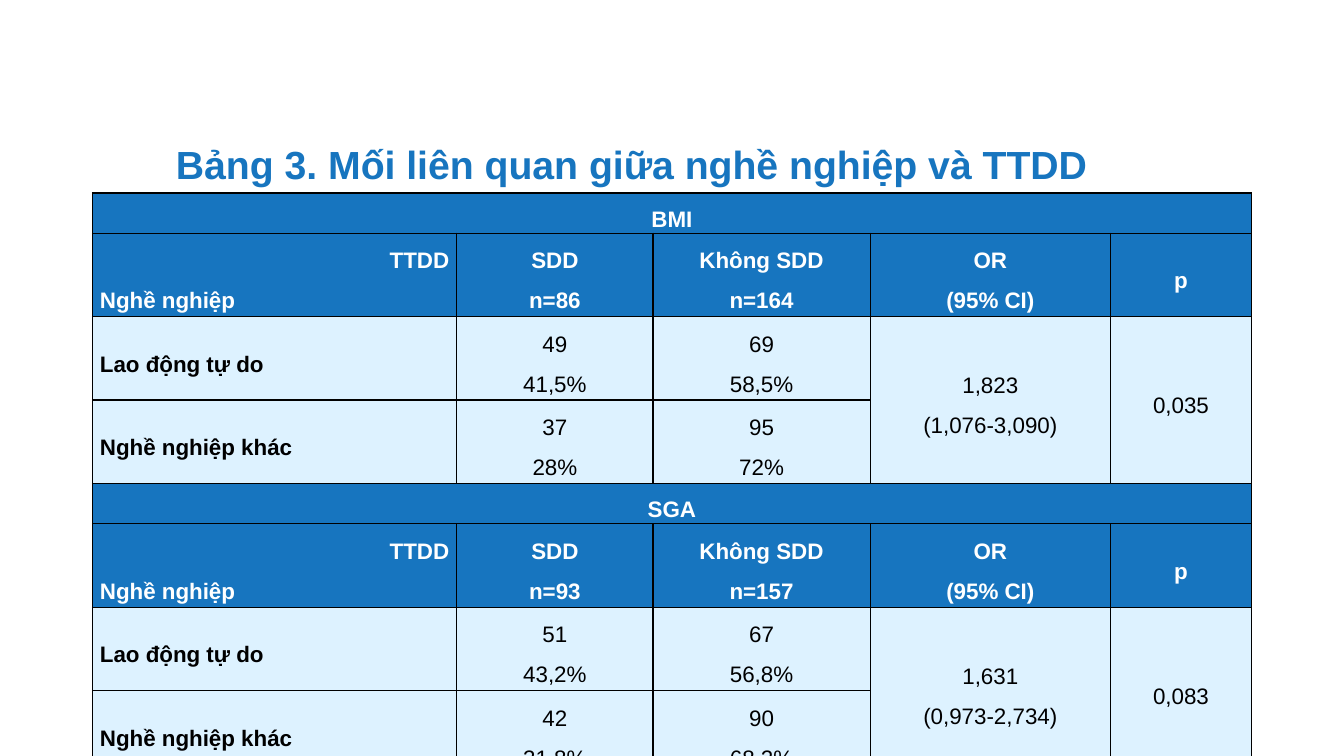
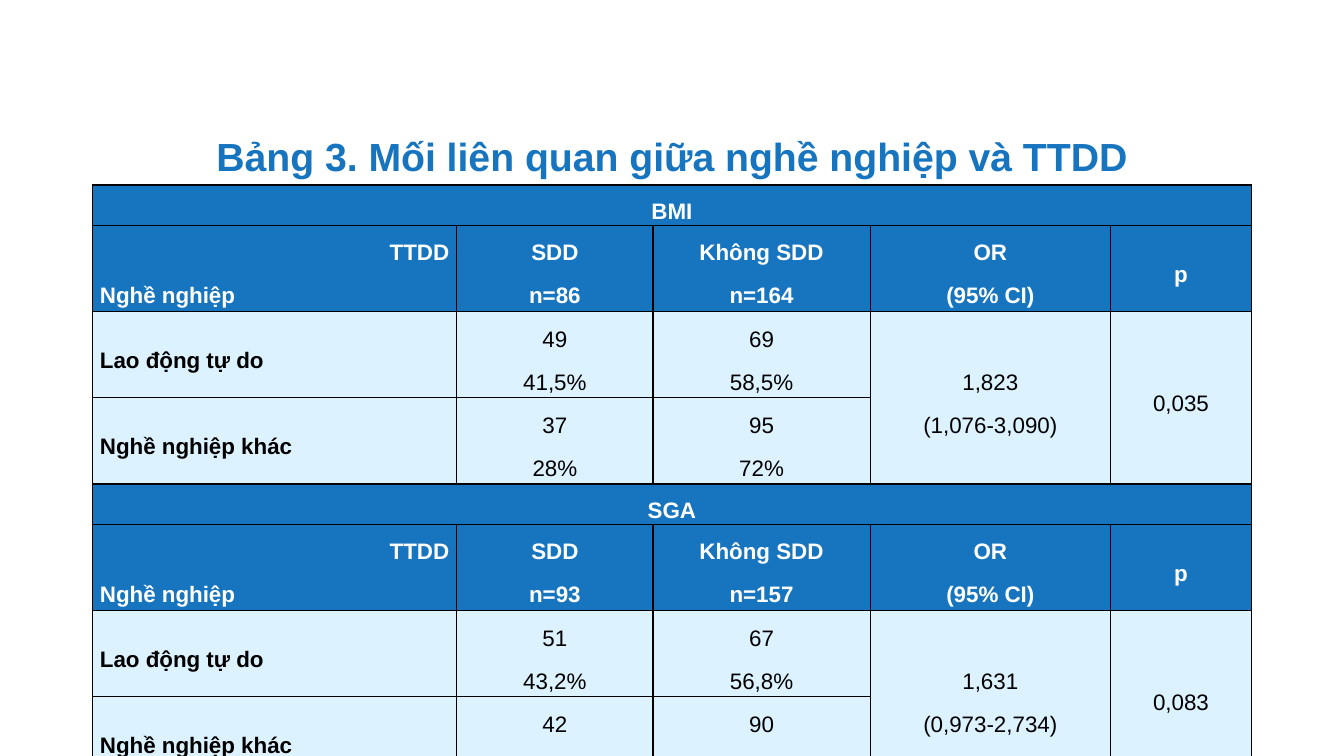
Before and after one commit to MedPocket/HPMUGraduation-thesis, a slide deck: slide 29 of Thuc-trang-va-mot-so-yeu-to-lien-quan-dinh-duong-BN-lao-phoi_Nhat-Nguyen.pptx. Drawn at 1344x756 pixels with LibreOffice and Linux fonts; fonts in the diff are those of the drawing; background and template pictures are left out. Boxes give left, top, right and bottom in pixels: in the first picture for what was removed or moved away, otherwise in the second. Text is boxed around its words. In the diff, an @@ line names an element or a change of style, - is before the commit and + after.

```diff
--- a/Thuc-trang-va-mot-so-yeu-to-lien-quan-dinh-duong-BN-lao-phoi_Nhat-Nguyen.pptx
+++ b/Thuc-trang-va-mot-so-yeu-to-lien-quan-dinh-duong-BN-lao-phoi_Nhat-Nguyen.pptx
@@ text "Bảng 3. Mối liên quan ...": place and size @@
-text "Bảng 3. Mối liên quan ..." at <box>176,149,1087,187</box>
+text "Bảng 3. Mối liên quan ..." at <box>216,141,1127,179</box>
@@ text "Bảng 3. Mối liên quan ..." at <box>216,141,1127,179</box>: alignment left to centre @@
@@ table at <box>93,186,1254,756</box> @@
@@ more space between paragraphs @@
@@ table: place and size @@
-table at <box>93,193,1254,755</box>
+table at <box>93,186,1254,756</box>
```
Also in this commit, not shown: 24 other slides changed.
